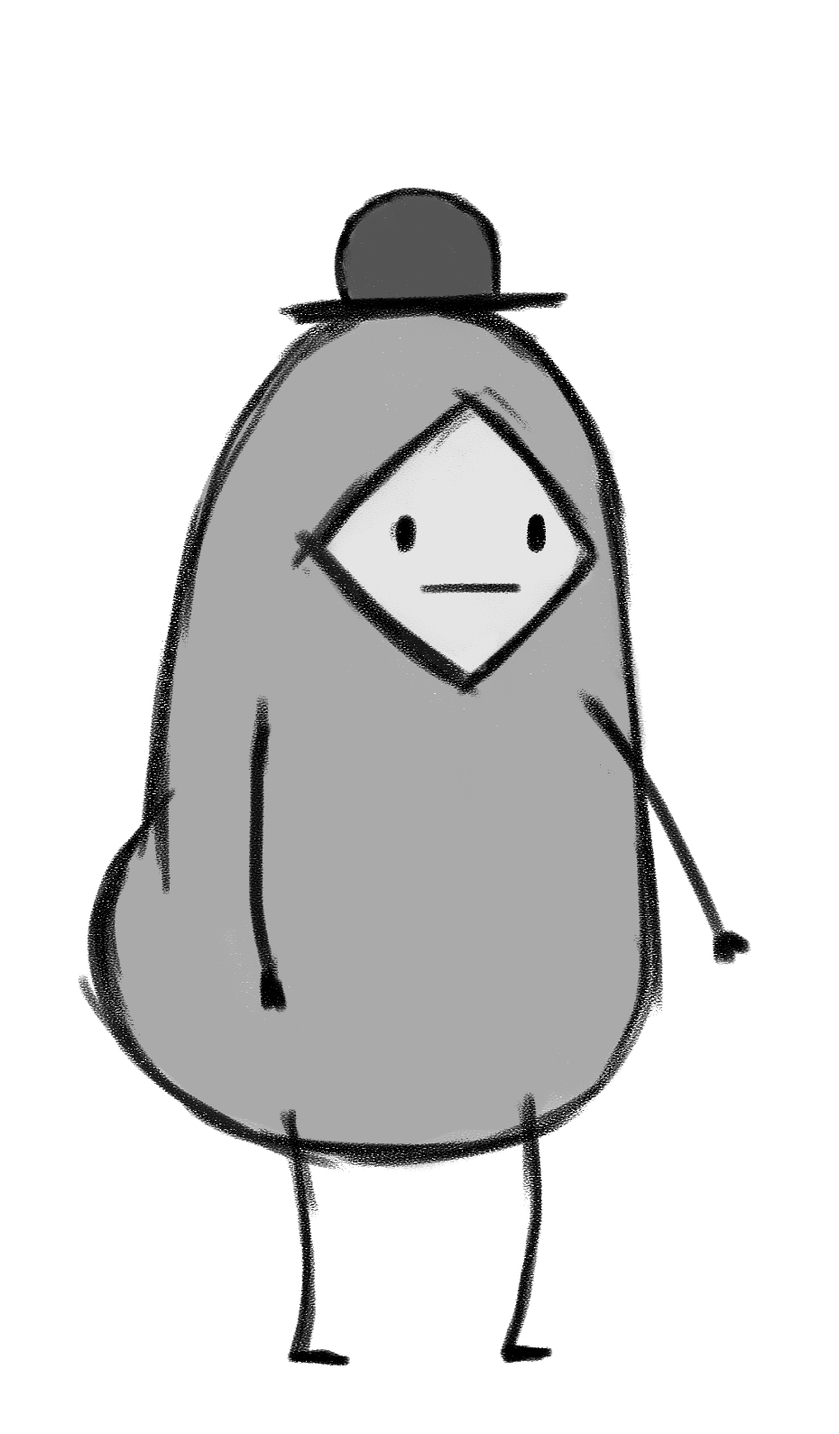
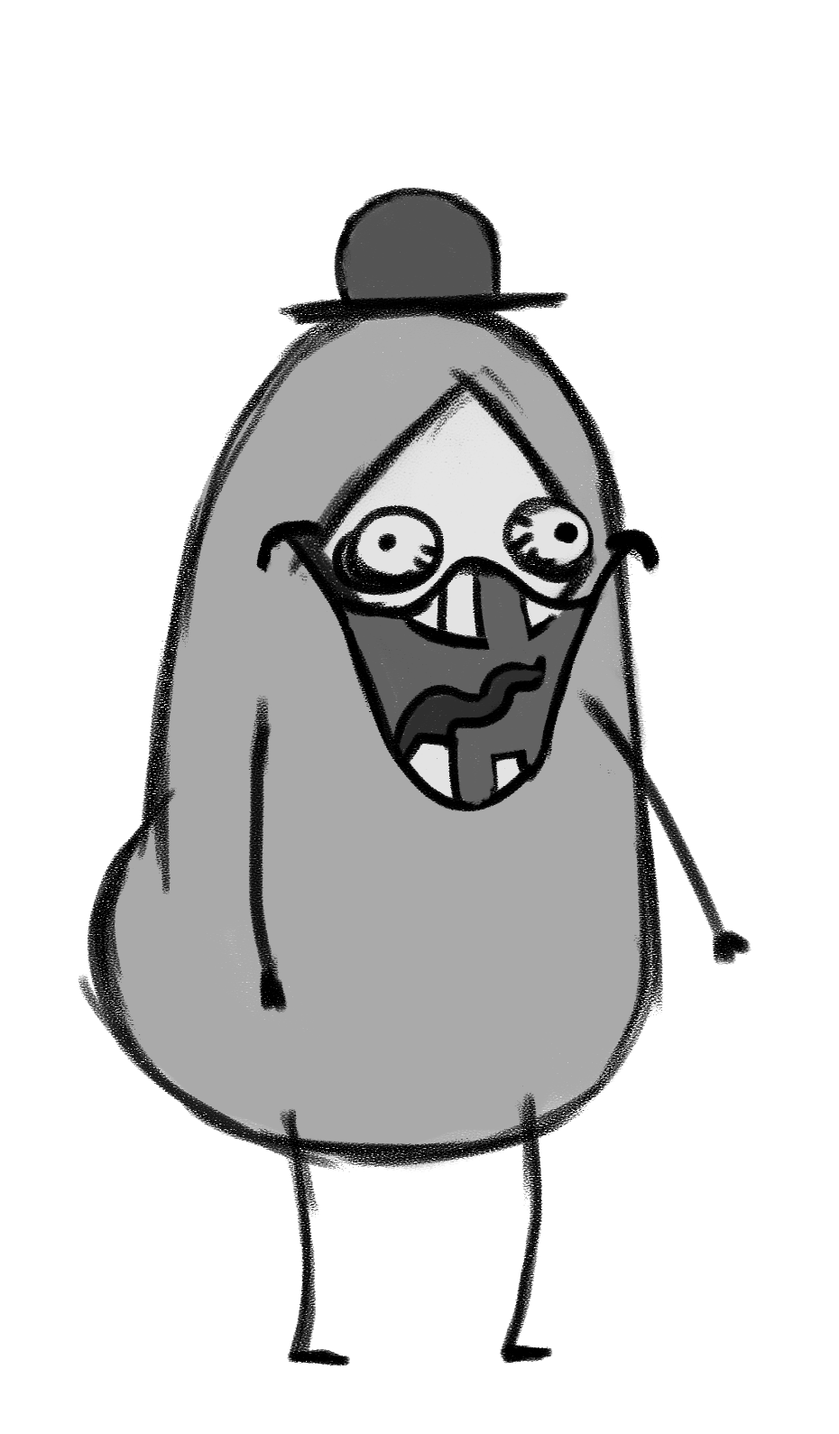
Revision of a layered 839px x 1434px image; what changed, layer by layer:
added group "Head" with 4 layers above "level 2" over [388, 513, 547, 595]
moved "Eye_R" (1st of 3, in "Head" › "level 1") into group "level 1" over [388, 513, 418, 556]
moved "Eye_L" (1st of 3, in "Head" › "level 1") into group "level 1" over [526, 513, 547, 554]
moved "Mouth" (1st of 3, in "Head" › "level 1") into group "level 1" over [419, 582, 522, 595]
added layer "Eye_L" (3rd of 3) above "Eye_R" over [501, 496, 595, 584]
added layer "Eye_R" (3rd of 3) above "Mouth" over [327, 504, 445, 597]
added layer "Mouth" (3rd of 3) above "Layer 1" over [256, 510, 661, 813]
added layer "Layer 1" above "Mask" over [348, 570, 441, 602]
added layer "Mask" above "Body" over [268, 347, 602, 735]
painted on "Body" over [289, 373, 603, 728]
